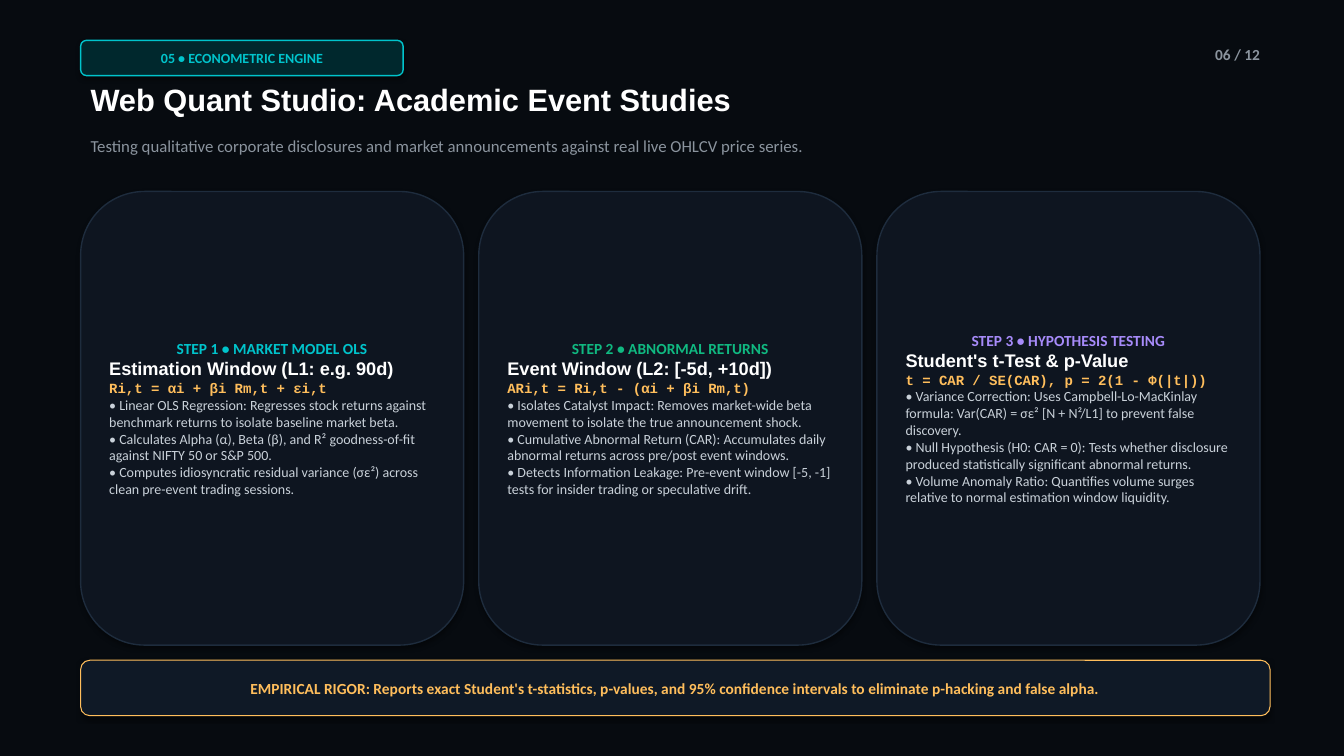
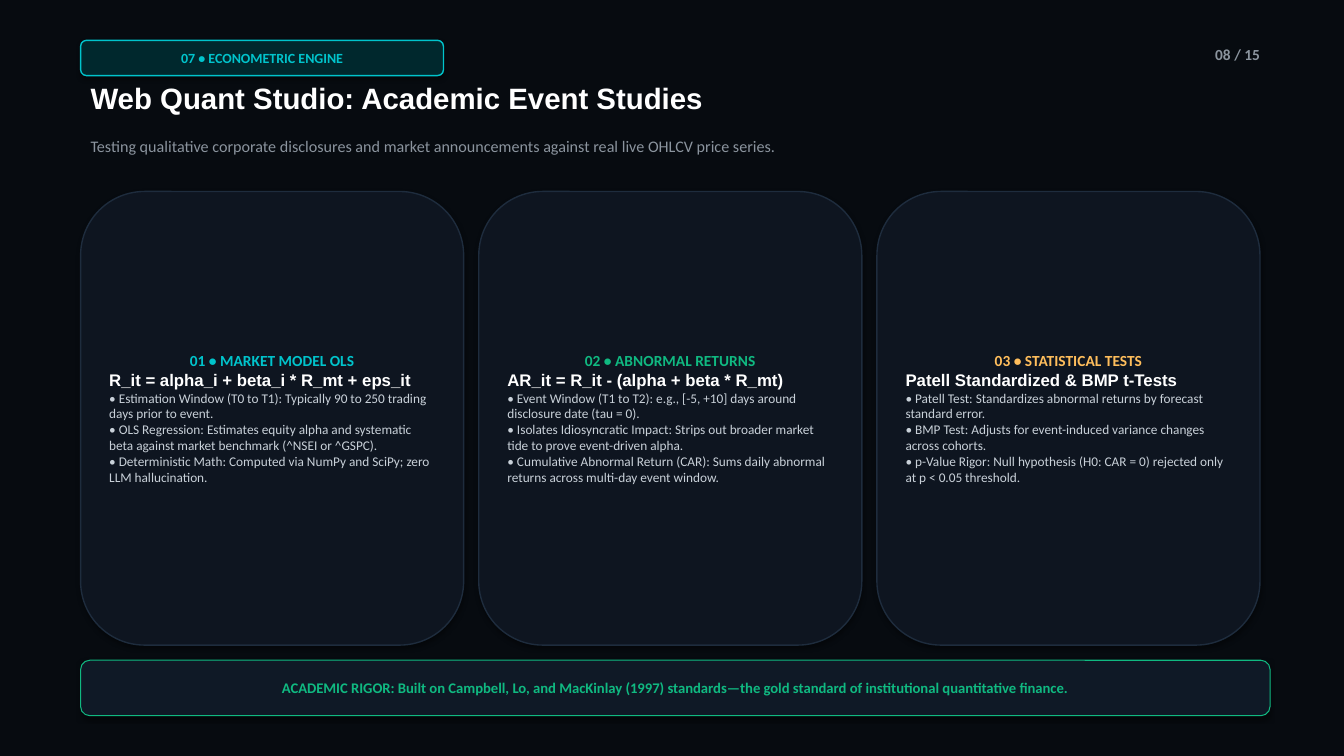
Before and after one commit to manishY-iitm/QuantIntel, a slide deck: slide 8 of QuantIntel_Finale_Presentation.pptx (slide 6 before the commit). Drawn at 1344x756 pixels with LibreOffice and Linux fonts; fonts in the diff are those of the drawing. Boxes give left, top, right and bottom in pixels: in the first picture for what was removed or moved away, otherwise in the second. Text is boxed around its words. In the diff, an @@ line names an element or a change of style, - is before the commit and + after.

Commit message:
docs(presentation): update finale 15-slide master deck (PPTX and PDF) with Country Intelligence, LSE Data 3.0, and fuzzy search engine

```diff
--- a/QuantIntel_Finale_Presentation.pptx
+++ b/QuantIntel_Finale_Presentation.pptx
@@ rounded rectangle "07 • ECONOMETRIC ENGINE": place and size @@
-rounded rectangle "07 • ECONOMETRIC ENGINE" at box(81, 40, 403, 76)
+rounded rectangle "07 • ECONOMETRIC ENGINE" at box(81, 40, 444, 76)
@@ text in rounded rectangle at box(181, 54, 343, 63): text changed @@
-05 • ECONOMETRIC ENGINE
+07 • ECONOMETRIC ENGINE
@@ text at box(1215, 49, 1260, 60): text changed @@
-06 / 12
+08 / 15
@@ text "Web Quant Studio: Academic Event ..." at box(91, 87, 702, 115): size 22 to 21 pt @@
@@ text "Testing qualitative corporate disclosures and ..." at box(91, 141, 775, 155): size 12 to 11.5 pt @@
@@ text in rounded rectangle at box(109, 356, 430, 482): text changed; size 10 to 9.5 pt @@
-STEP 1 • MARKET MODEL OLS
-Estimation Window (L1: e.g. 90d)
-Ri,t = αi + βi Rm,t + εi,t
-• Linear OLS Regression: Regresses stock returns against benchmark returns to isolate baseline market beta.
-• Calculates Alpha (α), Beta (β), and R² goodness-of-fit against NIFTY 50 or S&P 500.
-• Computes idiosyncratic residual variance (σε²) across clean pre-event trading sessions.
+01 • MARKET MODEL OLS
+R_it = alpha_i + beta_i * R_mt + eps_it
+• Estimation Window (T0 to T1): Typically 90 to 250 trading days prior to event.
+• OLS Regression: Estimates equity alpha and systematic beta against market benchmark (^NSEI or ^GSPC).
+• Deterministic Math: Computed via NumPy and SciPy; zero LLM hallucination.
@@ text in rounded rectangle at box(507, 356, 825, 484): text changed; size 10 to 9.5 pt @@
-STEP 2 • ABNORMAL RETURNS
-Event Window (L2: [-5d, +10d])
-ARi,t = Ri,t - (αi + βi Rm,t)
-• Isolates Catalyst Impact: Removes market-wide beta movement to isolate the true announcement shock.
-• Cumulative Abnormal Return (CAR): Accumulates daily abnormal returns across pre/post event windows.
-• Detects Information Leakage: Pre-event window [-5, -1] tests for insider trading or speculative drift.
+02 • ABNORMAL RETURNS
+AR_it = R_it - (alpha + beta * R_mt)
+• Event Window (T1 to T2): e.g., [-5, +10] days around disclosure date (tau = 0).
+• Isolates Idiosyncratic Impact: Strips out broader market tide to prove event-driven alpha.
+• Cumulative Abnormal Return (CAR): Sums daily abnormal returns across multi-day event window.
@@ text in rounded rectangle at box(906, 356, 1223, 484): text changed; size 10 to 9.5 pt @@
-STEP 3 • HYPOTHESIS TESTING
-Student's t-Test & p-Value
-t = CAR / SE(CAR), p = 2(1 - Φ(|t|))
-• Variance Correction: Uses Campbell-Lo-MacKinlay formula: Var(CAR) = σε² [N + N²/L1] to prevent false discovery.
-• Null Hypothesis (H0: CAR = 0): Tests whether disclosure produced statistically significant abnormal returns.
-• Volume Anomaly Ratio: Quantifies volume surges relative to normal estimation window liquidity.
+03 • STATISTICAL TESTS
+Patell Standardized & BMP t-Tests
+• Patell Test: Standardizes abnormal returns by forecast standard error.
+• BMP Test: Adjusts for event-induced variance changes across cohorts.
+• p-Value Rigor: Null hypothesis (H0: CAR = 0) rejected only at p < 0.05 threshold.
@@ rounded rectangle "ACADEMIC RIGOR: Built on Campbell, ..." at box(81, 660, 1270, 716): outline #FFBE5C 0.75 pt to #10B981 0.75 pt @@
@@ text in rounded rectangle at box(282, 682, 1068, 696): text changed; size 11 to 10.5 pt; text colour #FFBE5C to #10B981 @@
-EMPIRICAL RIGOR: Reports exact Student's t-statistics, p-values, and 95% confidence intervals to eliminate p-hacking and false alpha.
+ACADEMIC RIGOR: Built on Campbell, Lo, and MacKinlay (1997) standards—the gold standard of institutional quantitative finance.
```
Also in this commit, not shown: 4 other slides changed, 10 slides added, 7 slides removed, 2 other files.
